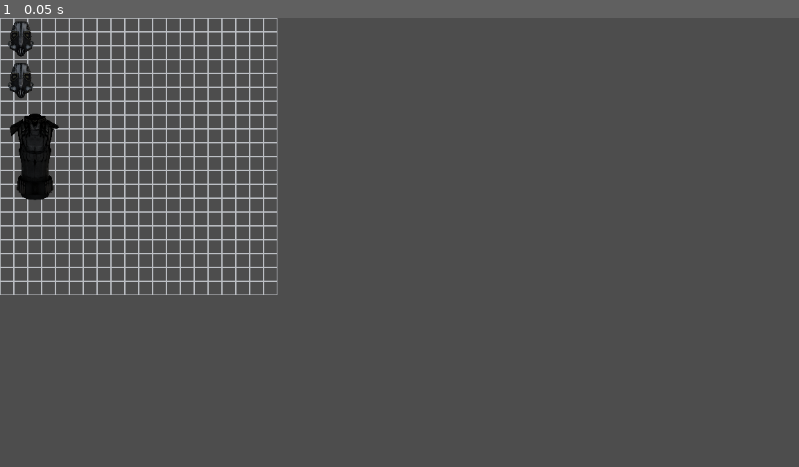
Above: before the commit, frame 1.
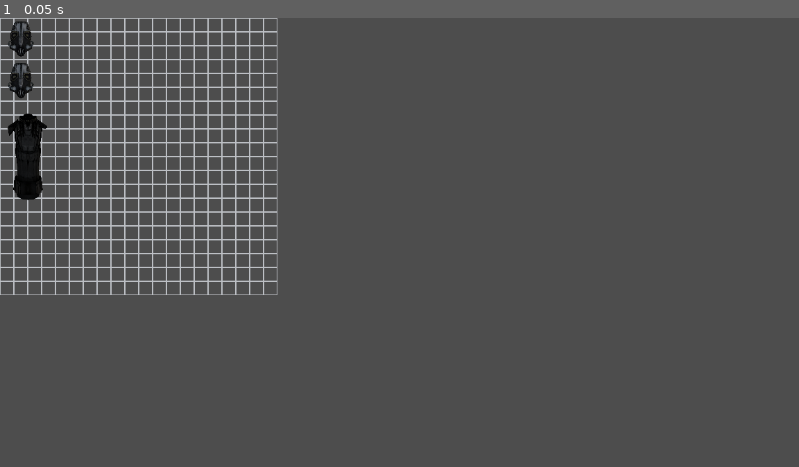
Above: after the commit, the same moment.

Repository: splitho/loxyrak
Game: Godot game, scene res://inv_main.tscn
Two runs of this game, one before a commit and one after it. Both use one fixed random seed, a clock stepped at 60 frames per second and the inputs below. The project has no main scene, so this scene is started directly.
Inputs:
- Up to frame 1 (0.05 s): no input

The runs differ from the first frame. In frame 1, 0.4% of the frame differs, in the area x 0-8%, y 21-41%.

Commit message:
Add files via upload

Diff:
--- a/armored_suit.tres
+++ b/armored_suit.tres
@@ -7,4 +7,4 @@
 script = ExtResource("1_3a3v0")
 item_name = "Armored Suit"
 item_icon = ExtResource("1_l1s37")
-item_size = Vector2(5, 8)
+item_size = Vector2(4, 8)
--- a/inv_item_preview.tscn
+++ b/inv_item_preview.tscn
@@ -3,7 +3,9 @@
 [ext_resource type="Script" path="res://inv_item_preview.gd" id="1_g7w1n"]
 
 [node name="inv_item_preview" type="TextureRect"]
-offset_right = 40.0
-offset_bottom = 40.0
+offset_left = -19.0
+offset_top = -20.0
+offset_right = 21.0
+offset_bottom = 20.0
 expand_mode = 1
 script = ExtResource("1_g7w1n")
--- a/inv_main.gd
+++ b/inv_main.gd
@@ -32,6 +32,7 @@
 					pass
 			#if is_mouse_over_equip
 			#else: throw on ground
+			cur_held_item_entity.visible = true
 		cur_held_item_entity == null
 	if Input.is_action_just_pressed("left_click"):
 		if is_mouse_over_inv():
@@ -39,9 +40,11 @@
 			if item_entity_under_mouse != null:
 				cur_held_item_entity = item_entity_under_mouse
 				var inv_item_preview_instance = inv_item_preview_scene.instantiate()
+				inv_item_preview_instance.texture = cur_held_item_entity.inv_item_entity_icon.texture
+				inv_item_preview_instance.global_position = cur_held_item_entity.global_position
 				add_child(inv_item_preview_instance)
-				inv_item_preview_instance.texture = cur_held_item_entity.inv_item_entity_icon.texture
 				inv_item_preview_instance.size = inv_cell_size * cur_held_item_entity.item_size
+				cur_held_item_entity.visible = false
 
 func create_inv_slots():
 	inv_grid_visual.size.y = inv_size.y * inv_cell_size
